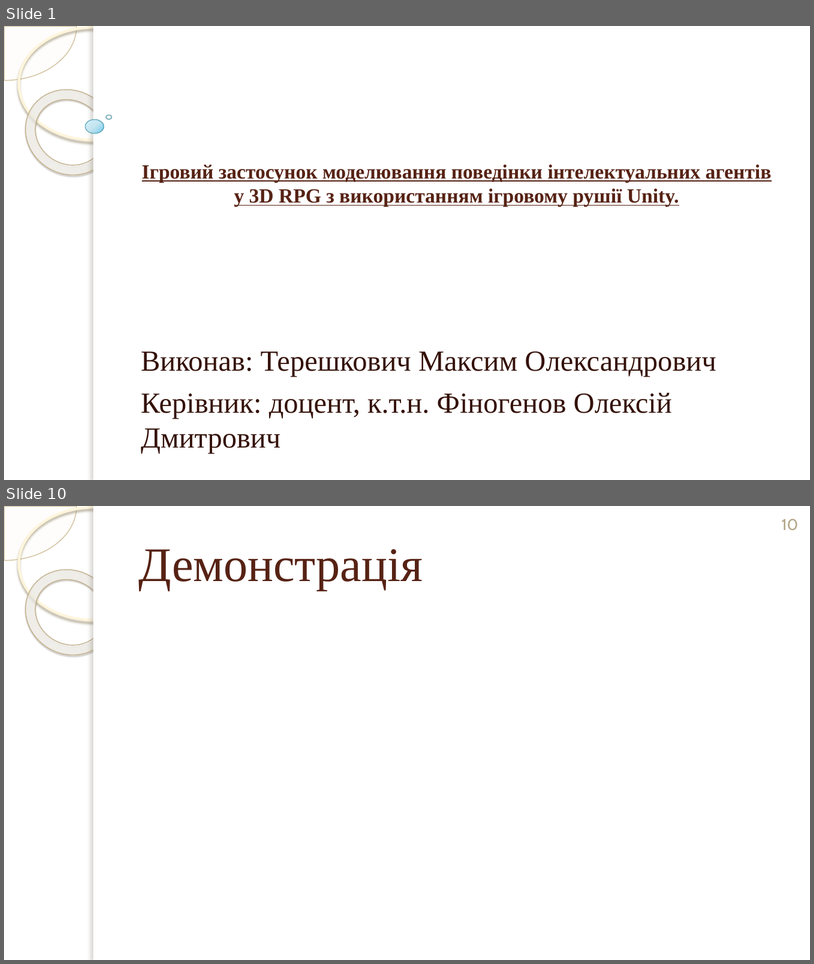
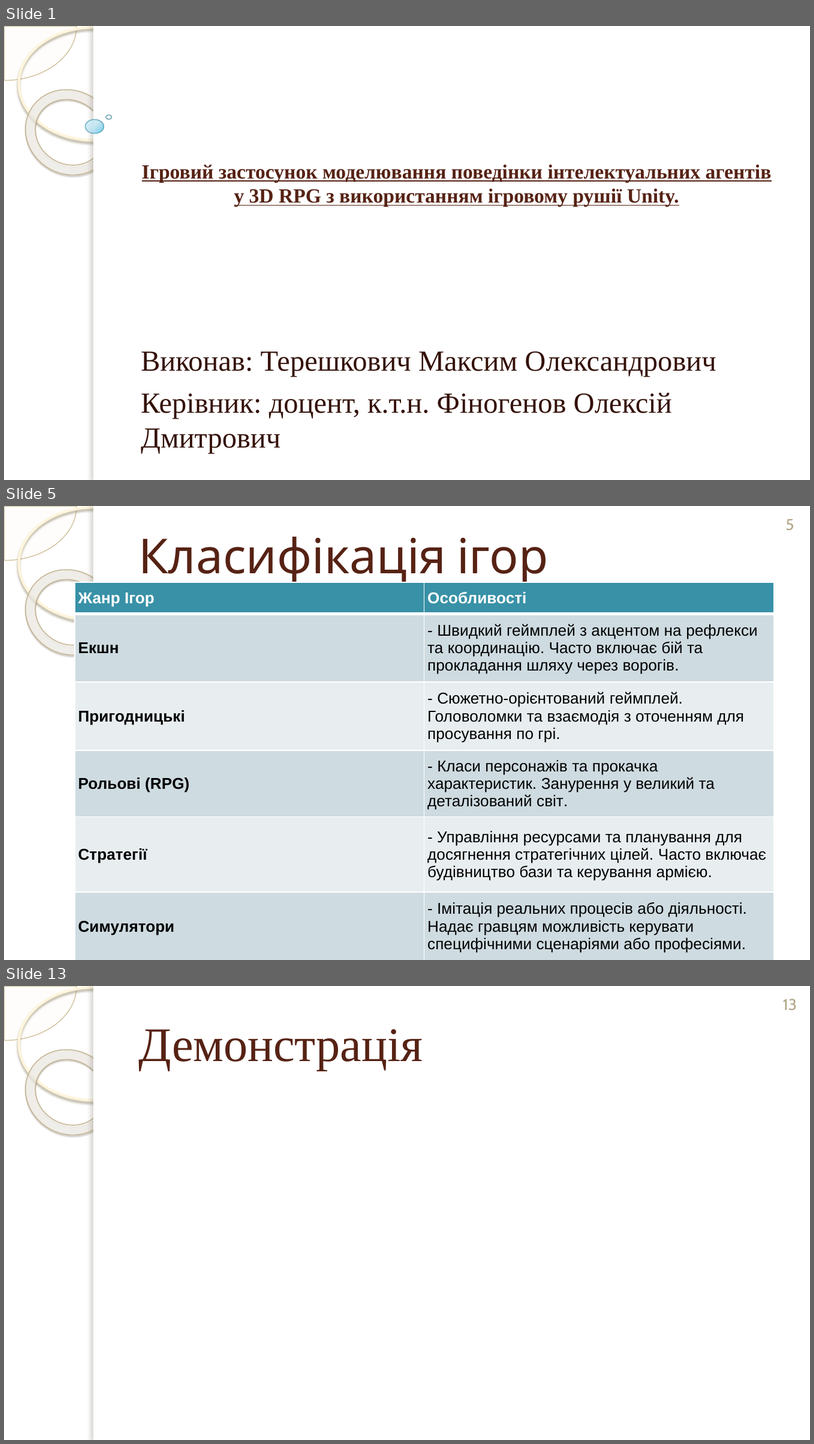
Before and after one commit to mcmcmax437/3D-RPG-Diploma-Thesis, a slide deck: Documents/Презентація_Терешкович_ІТ-02_ПредЗахист.pptx. Shown one above the other, each under a label of ours: slides 1 and 10 before the commit, slides 1, 5 and 13 after it; the slides between them are not shown. The pictures are 814x964 and 814x1444 pixels, drawn with LibreOffice and Linux fonts; fonts in the diff are those of the drawing; background and template pictures are left out. Boxes give left, top, right and bottom in pixels: in the first picture for what was removed or moved away, otherwise in the second. Text is boxed around its words. In the diff, an @@ line names an element or a change of style, - is before the commit and + after.

```diff
--- a/Documents/Презентація_Терешкович_ІТ-02_ПредЗахист.pptx
+++ b/Documents/Презентація_Терешкович_ІТ-02_ПредЗахист.pptx
@@ slide 5 added at <box>4,506,810,960</box>, background picture (left out); not listed: 5 template elements that a slide beside it also shows @@
@@ page number added at <box>786,519,794,530</box>, 14 pt, text #B3A787 @@
+5
@@ title added at <box>138,537,548,585</box>, 43 pt, text #562214 @@
+Класифікація ігор
@@ table added at <box>75,582,775,955</box>, 6 rows, 2 columns @@
+Жанр Ігор | Особливості
+Екшн | - Швидкий геймплей з акцентом на рефлекси та координацію. Часто включає бій та прокладання шляху через ворогів.
+Пригодницькі | - Сюжетно-орієнтований геймплей. Головоломки та взаємодія з оточенням для просування по грі.
+Рольові (RPG) | - Класи персонажів та прокачка характеристик. Занурення у великий та деталізований світ.
+Стратегії | - Управління ресурсами та планування для досягнення стратегічних цілей. Часто включає будівництво бази та керування армією.
+Симулятори | - Імітація реальних процесів або діяльності. Надає гравцям можливість керувати специфічними сценаріями або професіями.
@@ what was slide 10 is now slide 13 @@
@@ page number at <box>783,999,798,1010</box>: text changed @@
-10
+13
```
Also in this commit, not shown: 7 slides changed, 4 other slides added, 2 slides removed, 12 other files.
